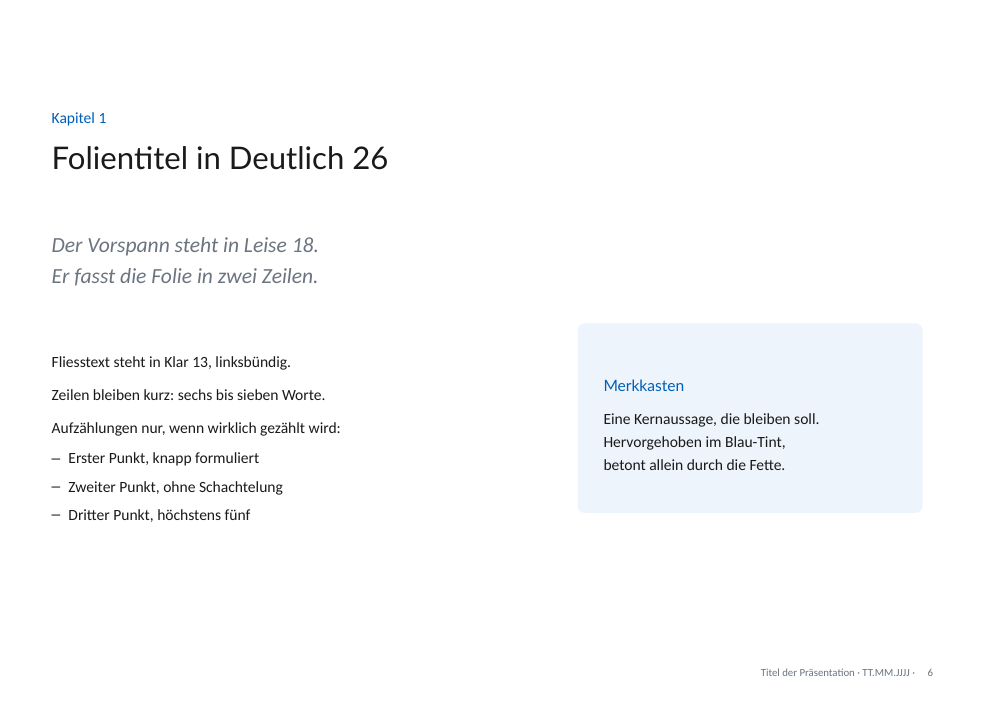
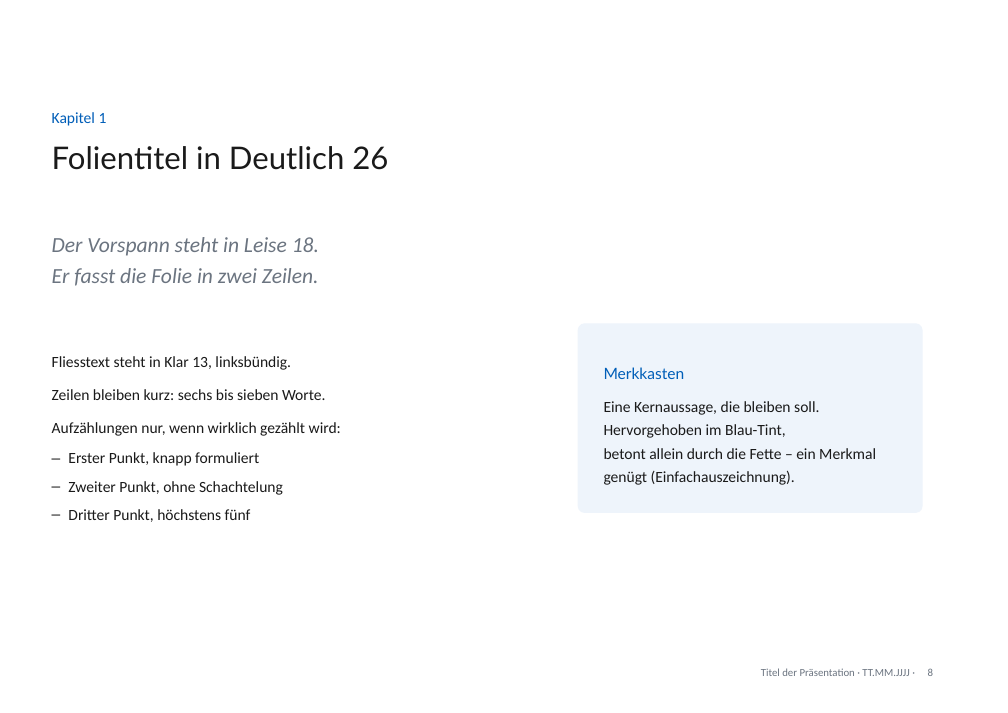
Before and after one commit to phtok/goeloggen, a slide deck: slide 8 of assets/templates/GoetheanumVorlageA4.pptx (slide 6 before the commit). Drawn at 1008x713 pixels with LibreOffice and Linux fonts; fonts in the diff are those of the drawing; background and template pictures are left out. Boxes give left, top, right and bottom in pixels: in the first picture for what was removed or moved away, otherwise in the second. Text is boxed around its words. In the diff, an @@ line names an element or a change of style, - is before the commit and + after.

Commit message:
Gütesiegel: die Vorlage lehrt die gemeinsame Sprache (#473)
Die Platzhalterpräsi wird zum Lehrstück: zwei anschauliche Feintypografie-Folien
(‹Die kleinen Zeichen›, ‹Noch feinere Zeichen›), Regeln eingestreut auf bestehende
Folien (Einfachauszeichnung, Lesemass, Minus/Leerzeichen, tabellarische Ziffern,
Korrektur Deutlich statt Laut), ein Gütesiegel-Kästchen (gesichert ↔ Goodwill) und
die frühere Kontrast-/Gold-/Datums-Runde. Tool-Seite: schlankes Panel am Lesemass,
verlinkt aufs Regelwerk. Alle Regeln mit korrektem Zeichensatz (…, –, −, U+202F, ‹›).

```diff
--- a/assets/templates/GoetheanumVorlageA4.pptx
+++ b/assets/templates/GoetheanumVorlageA4.pptx
@@ text at [604, 448, 876, 485]: text changed @@
-betont allein durch die Fette.
+betont allein durch die Fette – ein Merkmal genügt (Einfachauszeichnung).
```
Also in this commit, not shown: 5 other slides changed, 2 slides added, 2 other files.
